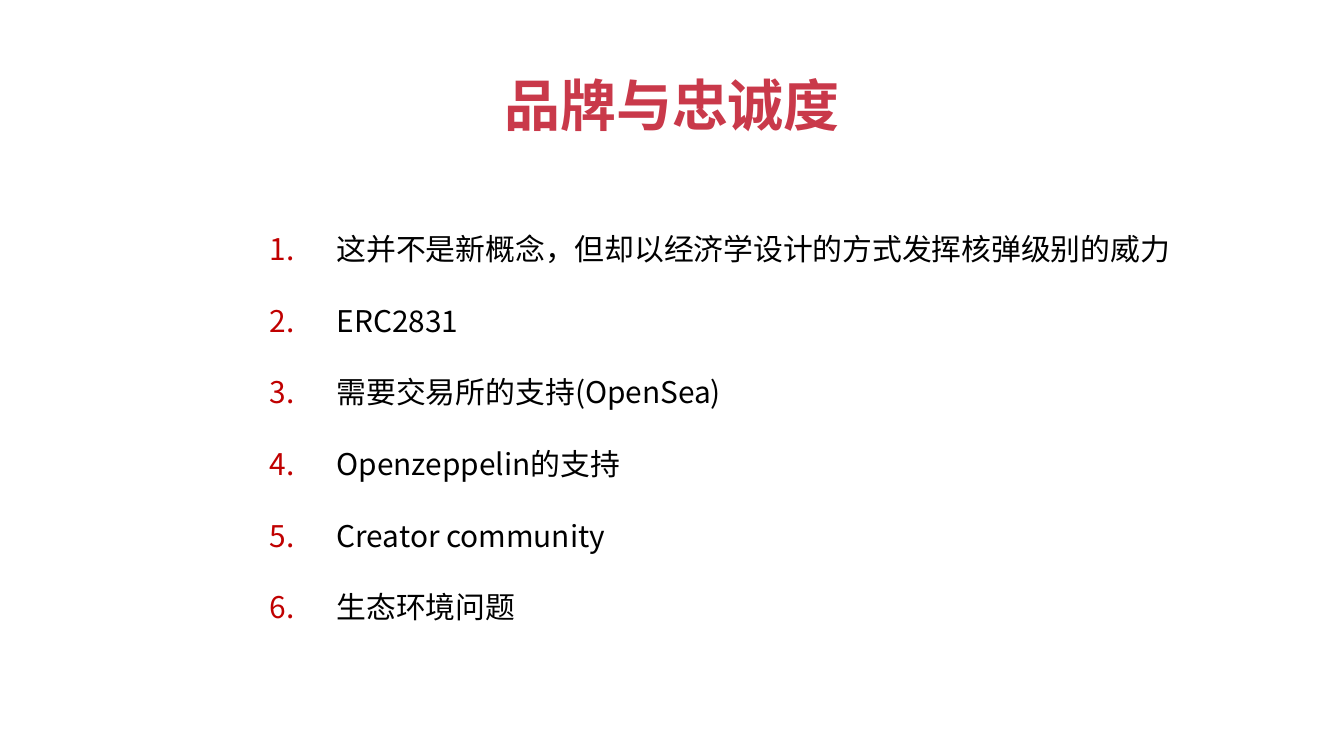
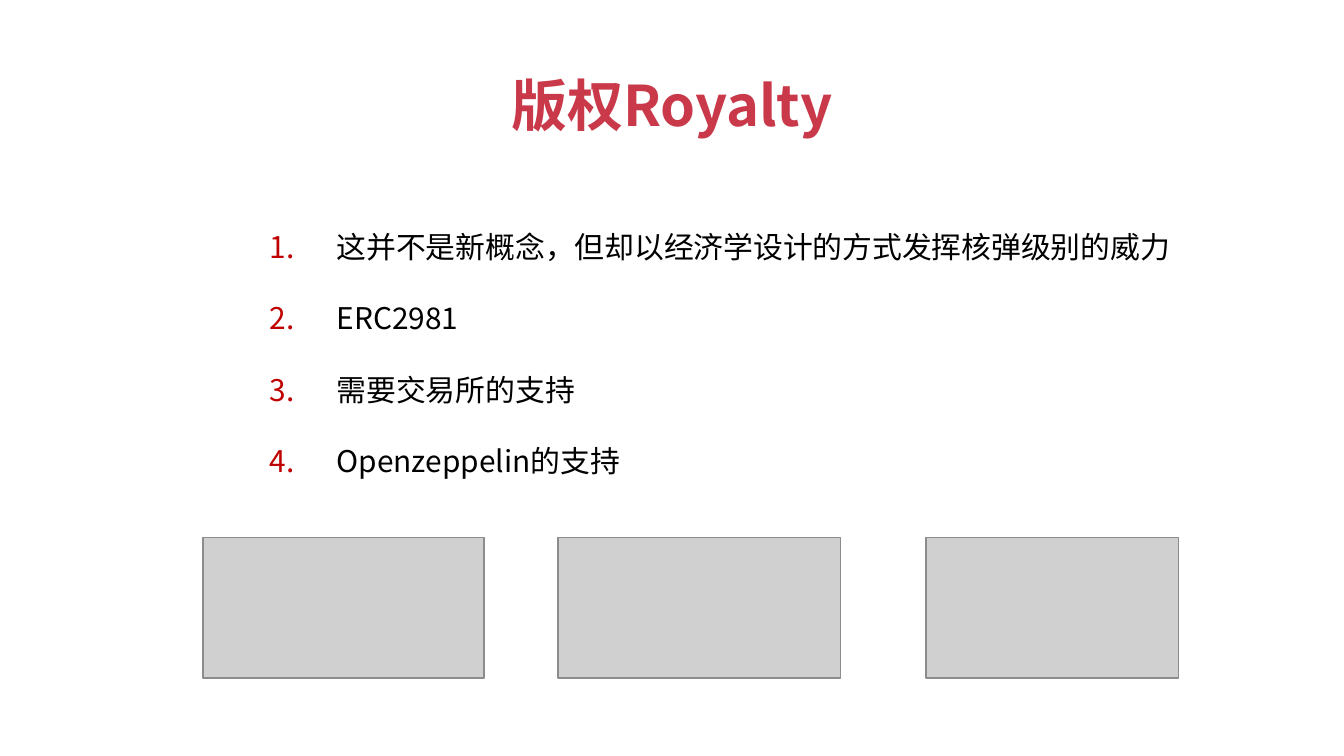
Before and after one commit to baiyuqi/course-solidity-teacher, a slide deck: slide 6 of document/ppt/ch9-扩展开发/2-经济学设计-Loyalty支持.pptx (slide 2 before the commit). Drawn at 1344x756 pixels with LibreOffice and Linux fonts; fonts in the diff are those of the drawing; grey boxes stand for pictures. Boxes give left, top, right and bottom in pixels: in the first picture for what was removed or moved away, otherwise in the second. Text is boxed around its words. In the diff, an @@ line names an element or a change of style, - is before the commit and + after.

```diff
--- a/document/ppt/ch9-扩展开发/2-经济学设计-Loyalty支持.pptx
+++ b/document/ppt/ch9-扩展开发/2-经济学设计-Loyalty支持.pptx
@@ text at bbox=[511, 78, 832, 139]: text changed @@
-品牌与忠诚度
+版权Royalty
@@ text at bbox=[337, 306, 575, 404]: text changed @@
-2. ERC2831
-3. 需要交易所的支持(OpenSea)
+2. ERC2981
+3. 需要交易所的支持
@@ picture added at bbox=[203, 538, 484, 679] @@
@@ text at bbox=[337, 524, 605, 621]: paragraphs removed @@
-5. Creator community
-6. 生态环境问题
@@ picture added at bbox=[558, 538, 840, 679] @@
@@ picture added at bbox=[926, 538, 1179, 679] @@
```
Also in this commit, not shown: 2 other slides changed, 8 slides added, 4 slides removed, 54 other files.
